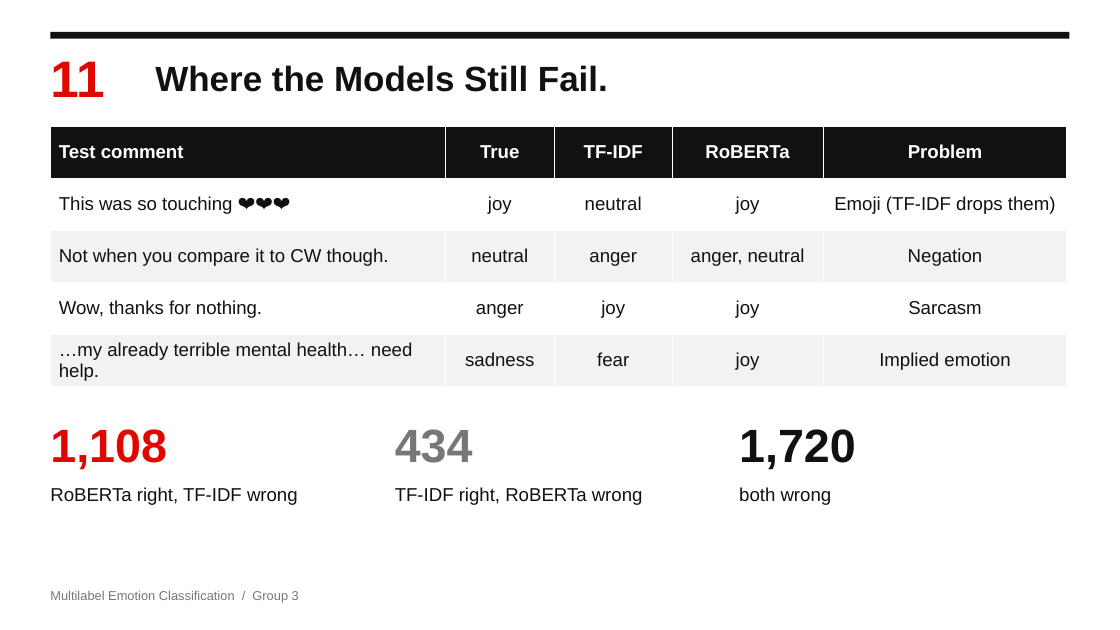
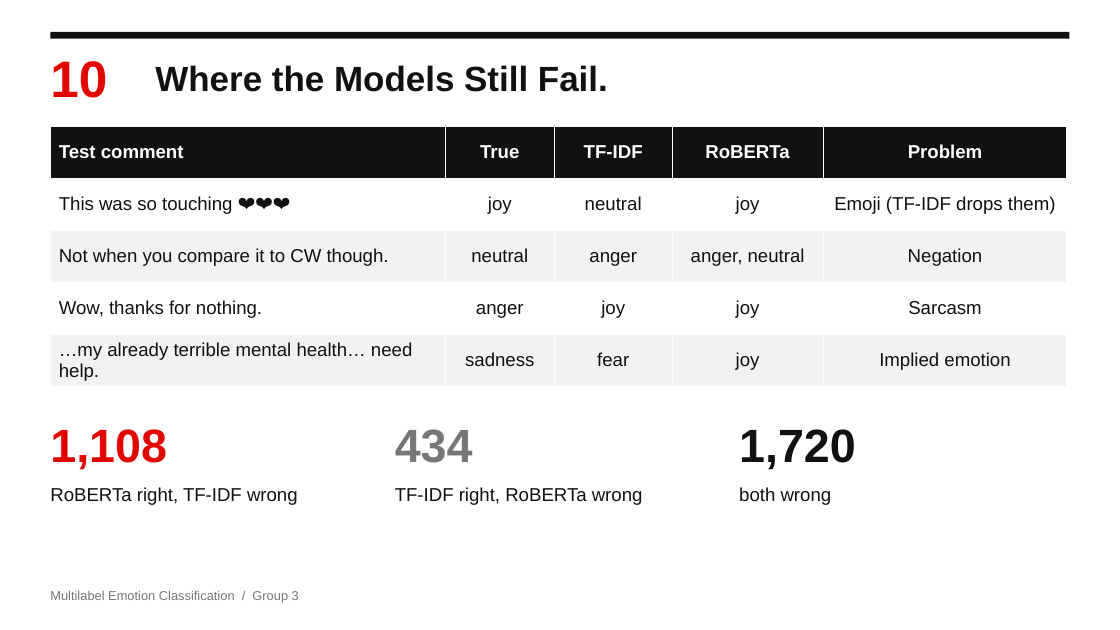
Before and after one commit to Ephab/NLP-Project, a slide deck: slide 10 of Emotion_Classification_Presentation.pptx (slide 11 before the commit). Drawn at 1120x630 pixels with LibreOffice and Linux fonts; fonts in the diff are those of the drawing. Boxes give left, top, right and bottom in pixels: in the first picture for what was removed or moved away, otherwise in the second. Text is boxed around its words. In the diff, an @@ line names an element or a change of style, - is before the commit and + after.

```diff
--- a/Emotion_Classification_Presentation.pptx
+++ b/Emotion_Classification_Presentation.pptx
@@ text at [50, 61, 107, 98]: text changed @@
-11
+10
```
Also in this commit, not shown: 4 other slides changed, 1 slide removed.
